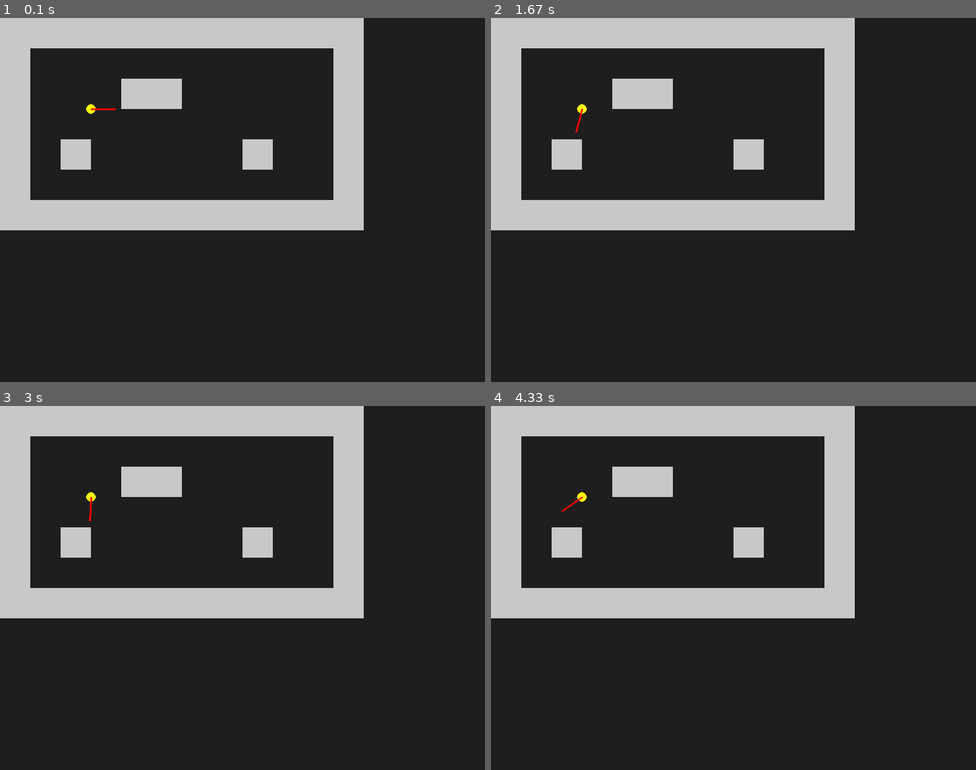
Above: before the commit, frames 1-4 (two rows, left to right).
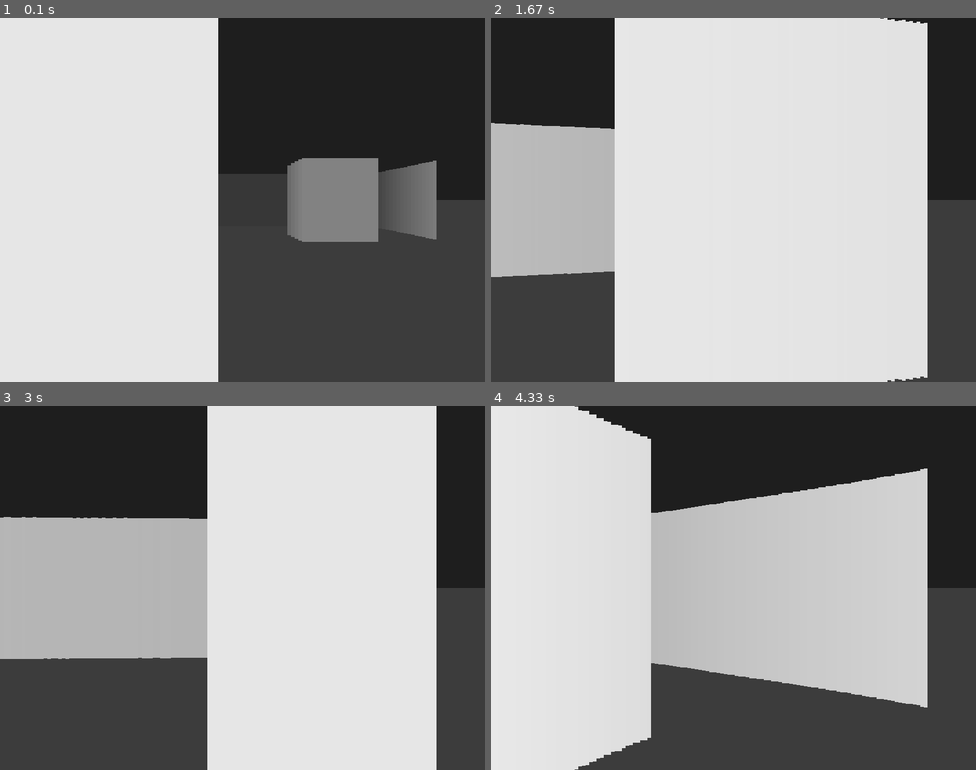
Above: after the commit, the same moments.

Repository: PDR181/mini-doom-pygame
Game: pygame game, started from main.py
The game is run twice, just before and just after one commit, with the same random seed, the same clock (stepped at 60 frames per second) and the same inputs.
Inputs:
- Up to frame 1 (0.1 s): no input
- Up to frame 2 (1.67 s): hold Right 0.33-0.8 s; hold Right 0.83-1.3 s; hold Left from 1.33 s (still down)
- Up to frame 3 (3 s): release Left at 1.87 s; hold Left 1.9-2.37 s; hold Right from 2.4 s (still down)
- Up to frame 4 (4.33 s): release Right at 3.03 s; hold Left 3.07-3.53 s; hold Right 3.57-4.03 s; hold Right from 4.07 s (still down)

The runs differ from the first frame. In frame 1, 82% of the frame differs, in the area x 0-100%, y 0-100%; in frame 2, 87%; in frame 3, 83%; in frame 4, 79%.

Commit message:
feat: implementado raycasting e renderizacao 3D das paredes

Diff:
--- a/main.py
+++ b/main.py
@@ -21,6 +21,14 @@
 
 TILE_SIZE = 50
 
+FOV = math.pi / 3
+HALF_FOV = FOV / 2
+NUM_RAYS = 120
+MAX_DEPTH = 800
+DELTA_ANGLE = FOV / NUM_RAYS
+SCREEN_DIST = (WIDTH / 2) / math.tan(HALF_FOV)
+SCALE = WIDTH // NUM_RAYS
+
 game_map = [
     "111111111111",
     "100000000001",
@@ -41,6 +49,42 @@
         return True
 
     return game_map[map_y][map_x] == "1"
+
+def cast_rays():
+    start_angle = player_angle - HALF_FOV
+
+    for ray in range(NUM_RAYS):
+        ray_angle = start_angle + ray * DELTA_ANGLE
+
+        for depth in range(1, MAX_DEPTH):
+            target_x = player_x + math.cos(ray_angle) * depth
+            target_y = player_y + math.sin(ray_angle) * depth
+
+            col = int(target_x / TILE_SIZE)
+            row = int(target_y / TILE_SIZE)
+
+            if row < 0 or row >= len(game_map) or col < 0 or col >= len(game_map[0]):
+                break
+
+            if game_map[row][col] == "1":
+                depth *= math.cos(player_angle - ray_angle)
+
+                wall_height = (TILE_SIZE / (depth + 0.0001)) * SCREEN_DIST
+
+                color_value = max(20, 255 - depth // 2)
+                color = (color_value, color_value, color_value)
+
+                pygame.draw.rect(
+                    screen,
+                    color,
+                    (
+                        ray * SCALE,
+                        HEIGHT // 2 - wall_height // 2,
+                        SCALE,
+                        wall_height
+                    )
+                )
+                break
 
 running = True
 while running:
@@ -71,28 +115,12 @@
         player_x = new_x
         player_y = new_y
 
-    screen.fill((30, 30, 30))
+    screen.fill((0, 0, 0))
 
-    for row_index, row in enumerate(game_map):
-        for col_index, tile in enumerate(row):
-            if tile == "1":
-                pygame.draw.rect(
-                    screen,
-                    (200, 200, 200),
-                    (
-                        col_index * TILE_SIZE,
-                        row_index * TILE_SIZE,
-                        TILE_SIZE,
-                        TILE_SIZE
-                    )
-                )
+    pygame.draw.rect(screen, (30, 30, 30), (0, 0, WIDTH, HEIGHT // 2))
+    pygame.draw.rect(screen, (60, 60, 60), (0, HEIGHT // 2, WIDTH, HEIGHT // 2))
 
-    pygame.draw.circle(screen, (255, 255, 0), (int(player_x), int(player_y)), 8)
-
-    line_x = player_x + math.cos(player_angle) * 40
-    line_y = player_y + math.sin(player_angle) * 40
-
-    pygame.draw.line(screen, (255, 0, 0), (player_x, player_y), (line_x, line_y), 3)
+    cast_rays()
 
     pygame.display.update()
     clock.tick(60)
